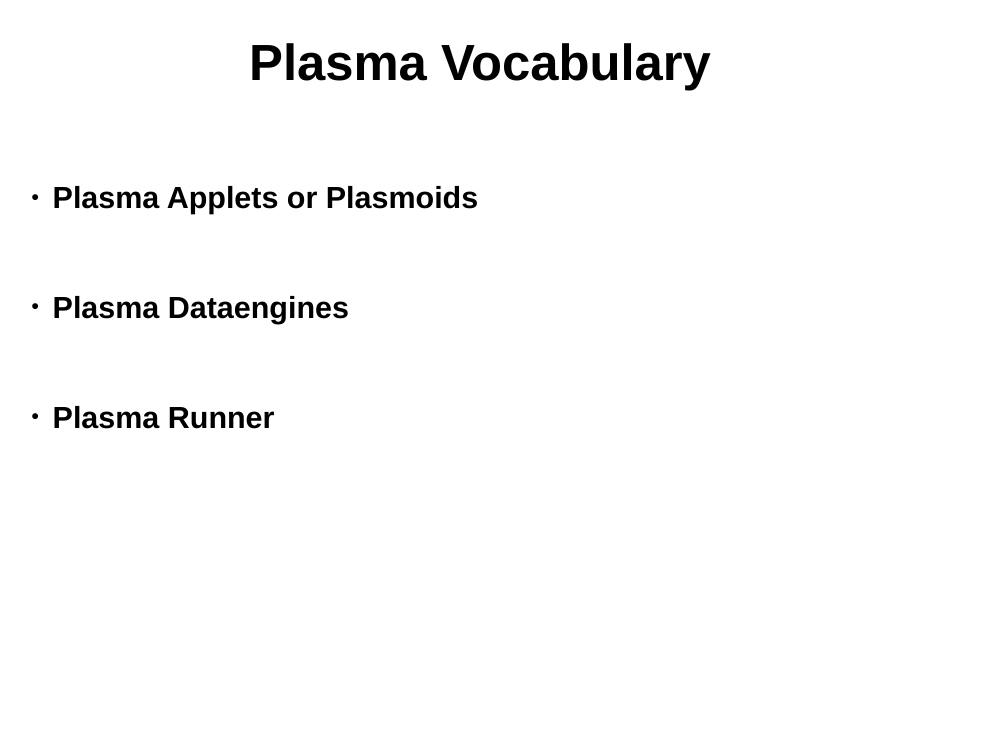
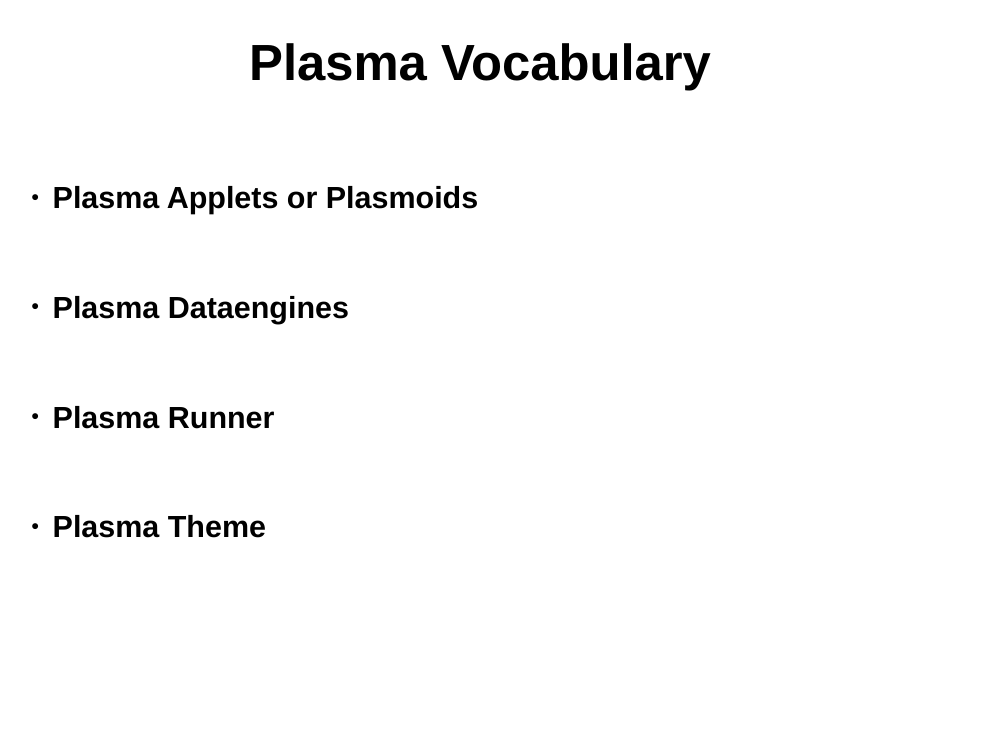
Before and after one commit to gtsiap/presenations, a slide deck: slide 2 of openSUSE gr Summer Camp 2012/plasmate.odp. Drawn at 1008x756 pixels with LibreOffice and Linux fonts; fonts in the diff are those of the drawing; background and template pictures are left out. Boxes give left, top, right and bottom in pixels: in the first picture for what was removed or moved away, otherwise in the second. Text is boxed around its words. In the diff, an @@ line names an element or a change of style, - is before the commit and + after.

```diff
--- a/openSUSE gr Summer Camp 2012/plasmate.odp
+++ b/openSUSE gr Summer Camp 2012/plasmate.odp
@@ text at bbox=[53, 515, 266, 538]: paragraph added @@
+● Plasma Theme
```
Also in this commit, not shown: 2 other slides changed, 1 slide added.
